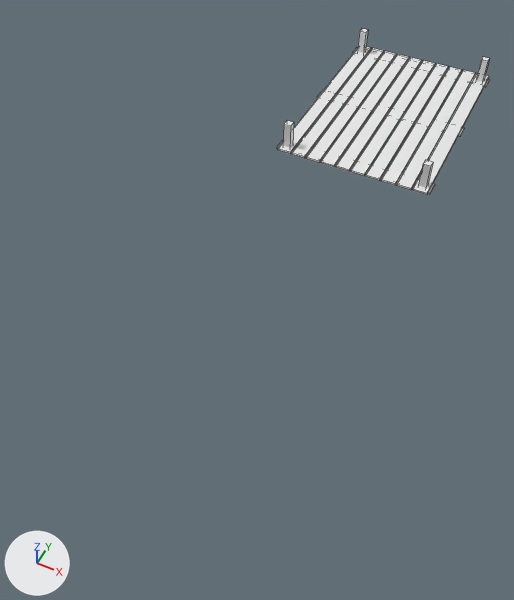
Two versions of the FBX model environment/drope_zone/drope zone.fbx, one commit apart.
One viewpoint serves both versions: a 50 mm camera at (7.0, -7.83, 5.7) aimed at (4.53, -2.88, -0.48). Lighting does not change. The marker at lower left points along +X, +Y and +Z. Mesh edges are drawn as thin lines.

The scene before the commit, as lines of its bpy script (objects in view):
```python
me_cube_002 = bpy.data.meshes.new('Cube.002')
me_cube_002.from_pydata(...)  # 136 vertices, 102 faces; spans x -1.48..1.48, y -1.05..1.05, z -0.04..0.41
me_cube_002.materials.append(mat_material_002)  # its picture is missing
ob_fish_spot_002 = bpy.data.objects.new('fish spot.002', me_cube_002)
ob_fish_spot_002.location = (4.8, 0.7, 0.03)
ob_fish_spot_002.rotation_euler = (0.0, 0.0, 1.571)  # degrees (0, 0, 90)
ob_fish_spot_002.scale = (1.01, 1.0, 0.821)
```
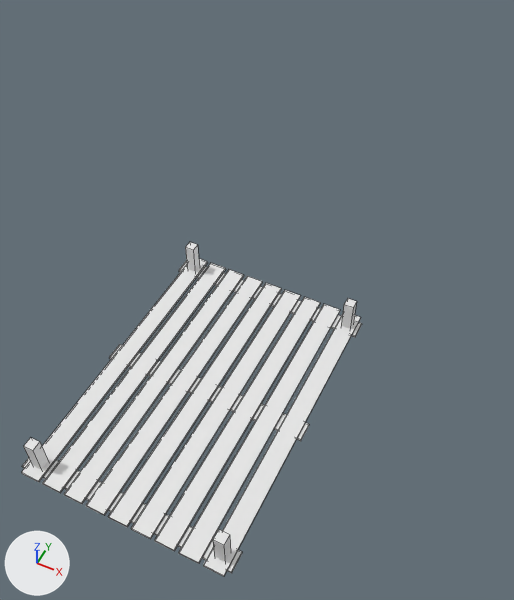
Boxes (x1, y1, x2, y2) around the edits, measured in the pictures (514 x 600 px; the box of a moved part takes in the faces that stretch with it):
'fish spot.002', reshaped, moved, rescaled (61% wider, 101% taller)
    before: (277, 29, 489, 195)
    after: (21, 242, 362, 577)
part 1 of me_cube_002, moved or reshaped
    before: (412, 73, 489, 195)
    after: (203, 314, 360, 577)
part 2 of me_cube_002, moved or reshaped
    before: (396, 70, 475, 190)
    after: (178, 304, 340, 564)
part 3 of me_cube_002, moved or reshaped
    before: (381, 67, 461, 185)
    after: (154, 297, 320, 551)
part 4 of me_cube_002, moved or reshaped
    before: (365, 63, 448, 180)
    after: (131, 290, 301, 539)
part 5 of me_cube_002, moved or reshaped
    before: (317, 90, 464, 136)
    after: (108, 283, 281, 527)
part 6 of me_cube_002, moved or reshaped
    before: (320, 54, 409, 167)
    after: (86, 276, 262, 515)
part 7 of me_cube_002, moved or reshaped
    before: (306, 51, 396, 162)
    after: (64, 270, 244, 504)
part 8 of me_cube_002, moved or reshaped
    before: (291, 48, 383, 158)
    after: (42, 263, 226, 493)
part 9 of me_cube_002, moved or reshaped
    before: (277, 47, 371, 154)
    after: (21, 259, 208, 482)
part 10 of me_cube_002, moved or reshaped
    before: (277, 140, 435, 194)
    after: (22, 458, 242, 573)
part 11 of me_cube_002, moved or reshaped
    before: (352, 48, 489, 87)
    after: (179, 260, 362, 337)
part 12 of me_cube_002, moved or reshaped
    before: (350, 60, 435, 176)
    after: (109, 344, 309, 441)
part 13 of me_cube_002, added
    after: (23, 438, 48, 469)
part 14 of me_cube_002, added
    after: (213, 529, 231, 562)
part 15 of me_cube_002, added
    after: (185, 242, 199, 271)
part 16 of me_cube_002, added
    after: (341, 298, 357, 329)
part 17 of me_cube_002, deleted
    before: (335, 57, 422, 171)
part 18 of me_cube_002, deleted
    before: (476, 57, 489, 82)
part 19 of me_cube_002, deleted
    before: (283, 121, 294, 147)
part 20 of me_cube_002, deleted
    before: (419, 160, 433, 188)
part 21 of me_cube_002, deleted
    before: (357, 29, 368, 52)

Diff of the bpy script that builds the scene:
```diff
--- a/environment/drope_zone/drope zone.fbx.py
+++ b/environment/drope_zone/drope zone.fbx.py
@@ me_cube_002 @@
 me_cube_002.from_pydata(...)  # 136 vertices, 102 faces; spans x -1.48..1.48, y -1.05..1.05, z -0.04..0.41
 # used by ob_fish_spot_002; location = (4.8, 0.7, 0.03); rotation_euler = (0.0, 0.0, 1.571), in degrees (0, 0, 90); scale = (1.01, 1.0, 0.821)
+# me_cube_002 part 1: the loose piece of 8 vertices spanning x -1.48..1.48, y -1.02..-0.83, z -0.01..0.01 is scaled about its middle by (1.01, 1, 0.821)
+# me_cube_002 part 2: the loose piece of 8 vertices spanning x -1.48..1.48, y -0.81..-0.63, z -0.01..0.01 is scaled about its middle by (1.01, 1, 0.821), then moved by (0.0, 0.02, 0.0)
+# me_cube_002 part 3: the loose piece of 8 vertices spanning x -1.48..1.48, y -0.61..-0.42, z -0.01..0.01 is scaled about its middle by (1.01, 1, 0.821), then moved by (0.0, 0.04, 0.0)
+# me_cube_002 part 4: the loose piece of 8 vertices spanning x -1.48..1.48, y -0.4..-0.21, z -0.01..0.01 is scaled about its middle by (1.01, 1, 0.821), then moved by (0.0, 0.07, 0.0)
+# me_cube_002 part 5: the loose piece of 8 vertices spanning x -0.09..0.09, y -1.05..1.05, z -0.04..-0.02 is scaled about its middle by (16.3, 0.0887, 0.821), then moved by (0.0, -0.01, 0.03)
+# me_cube_002 part 6: the loose piece of 8 vertices spanning x -1.48..1.48, y 0.21..0.4, z -0.01..0.01 is scaled about its middle by (1.01, 1, 0.821), then moved by (0.0, -0.09, 0.0)
+# me_cube_002 part 7: the loose piece of 8 vertices spanning x -1.48..1.48, y 0.42..0.61, z -0.01..0.01 is scaled about its middle by (1.01, 1, 0.821), then moved by (0.0, -0.07, 0.0)
+# me_cube_002 part 8: the loose piece of 8 vertices spanning x -1.48..1.48, y 0.63..0.81, z -0.01..0.01 is scaled about its middle by (1.01, 1, 0.821), then moved by (0.0, -0.05, 0.0)
+# me_cube_002 part 9: the loose piece of 8 vertices spanning x -1.48..1.48, y 0.83..1.02, z -0.01..0.01 is scaled about its middle by (1.01, 1, 0.821), then moved by (0.0, -0.03, 0.0)
+# me_cube_002 part 10: the loose piece of 8 vertices spanning x -1.43..-1.24, y -1.05..1.05, z -0.04..-0.02 is moved by (-0.01, -0.01, 0.01)
+# me_cube_002 part 11: the loose piece of 8 vertices spanning x 1.25..1.43, y -1.05..1.05, z -0.04..-0.02 is moved by (0.01, -0.01, 0.01)
+# me_cube_002 part 12: the loose piece of 8 vertices spanning x -1.48..1.48, y -0.2..-0.01, z -0.01..0.01 is scaled about its middle by (0.0626, 11.3, 0.821), then moved by (0.0, 0.09, -0.02)
+# me_cube_002 part 13: a new loose piece, a box spanning x -1.4..-1.303, y 0.852..0.95, z -0.029..0.337, in mat_material_002 (its picture is missing)
+# me_cube_002 part 14: a new loose piece, a box spanning x -1.4..-1.303, y -0.978..-0.88, z -0.029..0.337, in mat_material_002 (its picture is missing)
+# me_cube_002 part 15: a new loose piece, a box spanning x 1.304..1.402, y 0.852..0.95, z -0.029..0.337, in mat_material_002 (its picture is missing)
+# me_cube_002 part 16: a new loose piece, a box spanning x 1.304..1.402, y -0.978..-0.88, z -0.029..0.337, in mat_material_002 (its picture is missing)
+# me_cube_002 part 17: the loose piece of 8 vertices spanning x -1.48..1.48, y 0.01..0.2, z -0.01..0.01 is deleted
+# me_cube_002 part 18: the loose piece of 8 vertices spanning x 1.29..1.39, y -0.97..-0.87, z -0.03..0.41 is deleted
+# me_cube_002 part 19: the loose piece of 8 vertices spanning x -1.39..-1.29, y 0.88..0.98, z -0.03..0.41 is deleted
+# me_cube_002 part 20: the loose piece of 8 vertices spanning x -1.39..-1.29, y -0.97..-0.87, z -0.03..0.41 is deleted
+# me_cube_002 part 21: the loose piece of 8 vertices spanning x 1.29..1.39, y 0.88..0.98, z -0.03..0.41 is deleted
 me_cube_002.materials.append(mat_material_002)
@@ ob_fish_spot_002 @@
 ob_fish_spot_002 = bpy.data.objects.new('fish spot.002', me_cube_002)
-ob_fish_spot_002.location = (4.8, 0.7, 0.03)
+ob_fish_spot_002.location = (4.79, -4.53, 0.03)
 ob_fish_spot_002.rotation_euler = (0.0, 0.0, 1.571)  # degrees (0, 0, 90)
-ob_fish_spot_002.scale = (1.01, 1.0, 0.821)
```
